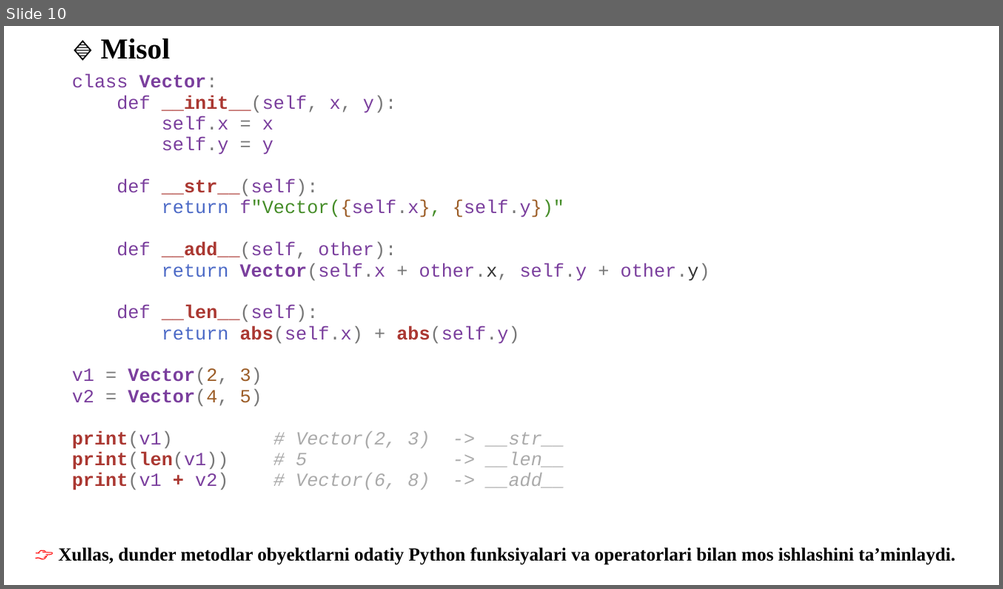
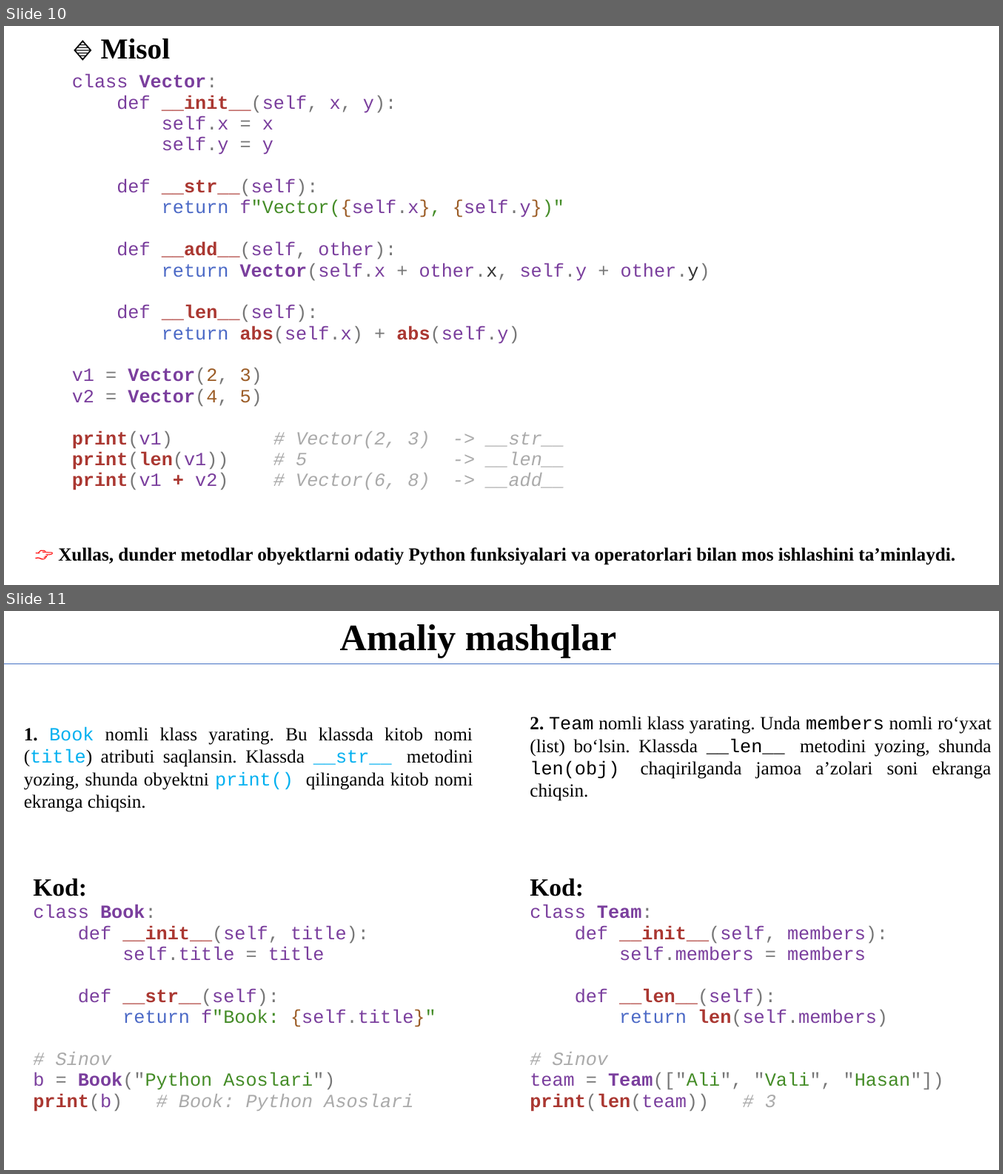
Before and after one commit to qwerty291996/2025-2026, a slide deck: Dars materiallari 2025-2026/Python dasturlash tili 2025-2026/5-kurs/1.13 Vorislik/1.13 Vorislik.pptx. Shown one above the other, each under a label of ours: slide 10 before the commit, slides 10 and 11 after it. The pictures are 1003x589 and 1003x1174 pixels, drawn with LibreOffice and Linux fonts; fonts in the diff are those of the drawing. Boxes give left, top, right and bottom in pixels: in the first picture for what was removed or moved away, otherwise in the second. Text is boxed around its words. In the diff, an @@ line names an element or a change of style, - is before the commit and + after.

```diff
--- a/Dars materiallari 2025-2026/Python dasturlash tili 2025-2026/5-kurs/1.13 Vorislik/1.13 Vorislik.pptx
+++ b/Dars materiallari 2025-2026/Python dasturlash tili 2025-2026/5-kurs/1.13 Vorislik/1.13 Vorislik.pptx
@@ slide 11 added at (x1=4, y1=611, x2=999, y2=1170), background #FFFFFF @@
@@ text added at (x1=340, y1=624, x2=616, y2=658), 36 pt, text #000000, bold @@
+Amaliy mashqlar
@@ line added from (4, 664) to (999, 664), #4472C4 0.5 pt @@
@@ text added at (x1=529, y1=716, x2=991, y2=801), 18 pt, text #000000 @@
+2️. Team nomli klass yarating. Unda members nomli ro‘yxat (list) bo‘lsin. Klassda __len__ metodini yozing, shunda len(obj) chaqirilganda jamoa a’zolari soni ekranga chiqsin.
@@ text added at (x1=24, y1=727, x2=473, y2=812), 18 pt, text #000000 @@
+1️. Book nomli klass yarating. Bu klassda kitob nomi (title) atributi saqlansin. Klassda __str__ metodini yozing, shunda obyektni print() qilinganda kitob nomi ekranga chiqsin.
@@ text added at (x1=33, y1=878, x2=436, y2=1112), 18 pt, text #7A3E9D @@
+Kod:
+class Book:
+def __init__(self, title):
+self.title = title
+def __str__(self):
+return f"Book: {self.title}"
+# Sinov
+b = Book("Python Asoslari")
+print(b) # Book: Python Asoslari
@@ text added at (x1=529, y1=878, x2=944, y2=1112), 18 pt, text #7A3E9D @@
+Kod:
+class Team:
+def __init__(self, members):
+self.members = members
+def __len__(self):
+return len(self.members)
+# Sinov
+team = Team(["Ali", "Vali", "Hasan"])
+print(len(team)) # 3
```
Also in this commit, not shown: 2 slides changed, 10 other slides added, 2 other files.
